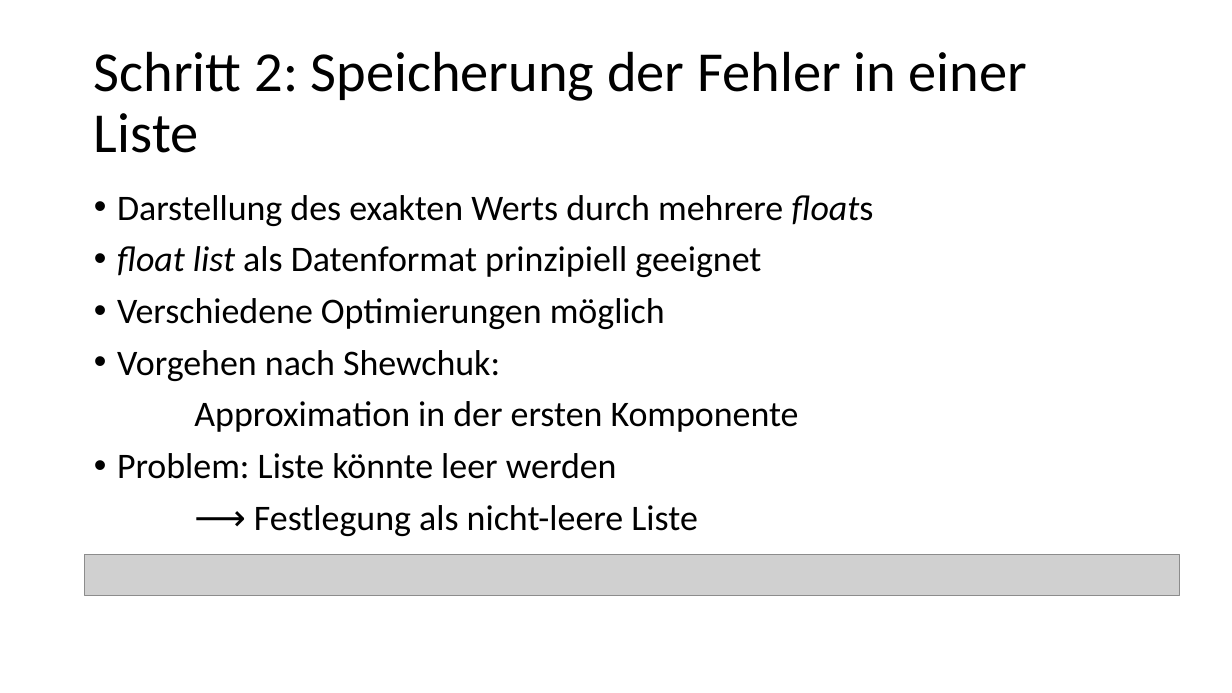
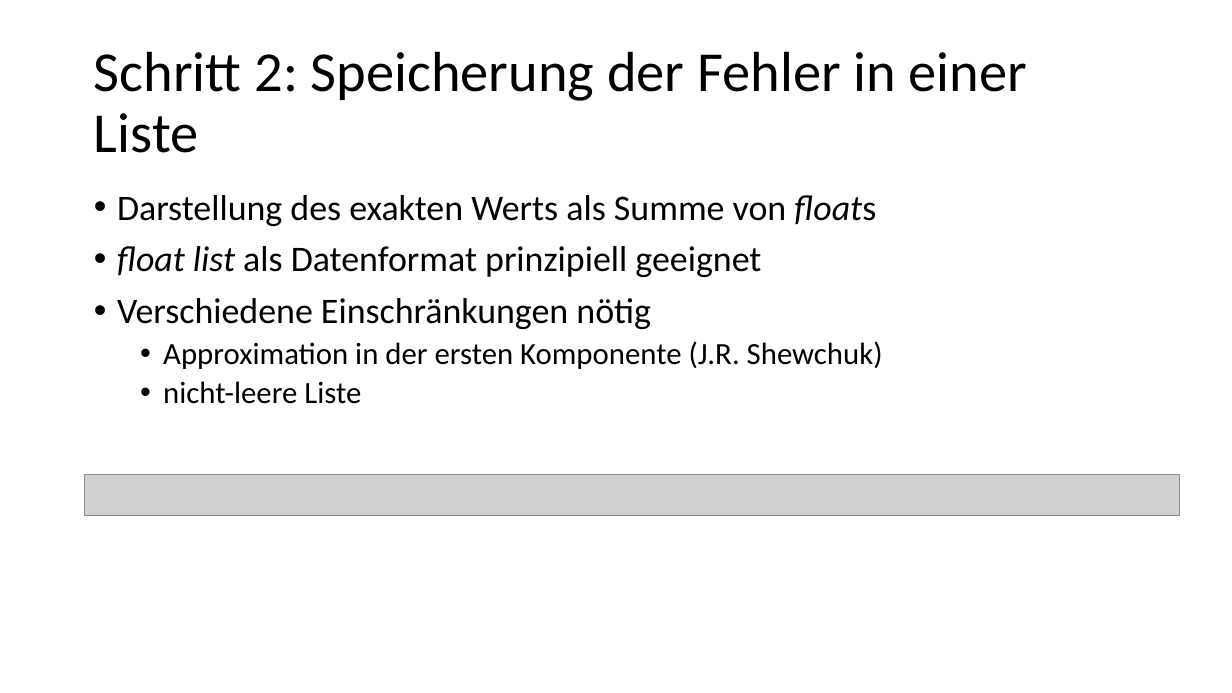
Before and after one commit to Helli/IsabelleBasicNumericalProofs, a slide deck: slide 9 of Vortrag.pptx. Drawn at 1232x693 pixels with LibreOffice and Linux fonts; fonts in the diff are those of the drawing; grey boxes stand for pictures. Boxes give left, top, right and bottom in pixels: in the first picture for what was removed or moved away, otherwise in the second. Text is boxed around its words. In the diff, an @@ line names an element or a change of style, - is before the commit and + after.

Commit message:
improve the slides

```diff
--- a/Vortrag.pptx
+++ b/Vortrag.pptx
@@ text at bbox=[117, 195, 876, 226]: text changed @@
-• Darstellung des exakten Werts durch mehrere floats
+• Darstellung des exakten Werts als Summe von floats
@@ text at bbox=[117, 298, 883, 404]: text changed; size 28 to 24 pt @@
-• Verschiedene Optimierungen möglich
-• Vorgehen nach Shewchuk:
-Approximation in der ersten Komponente
-• Problem: Liste könnte leer werden
-⟶ Festlegung als nicht-leere Liste
+• Verschiedene Einschränkungen nötig
+  • Approximation in der ersten Komponente (J.R. Shewchuk)
+  • nicht-leere Liste
@@ picture: place and size @@
-picture at bbox=[85, 555, 1180, 595]
+picture at bbox=[85, 474, 1180, 515]
```
Also in this commit, not shown: 9 other slides changed, 1 slide added, 4 slides removed, 1 other file.
